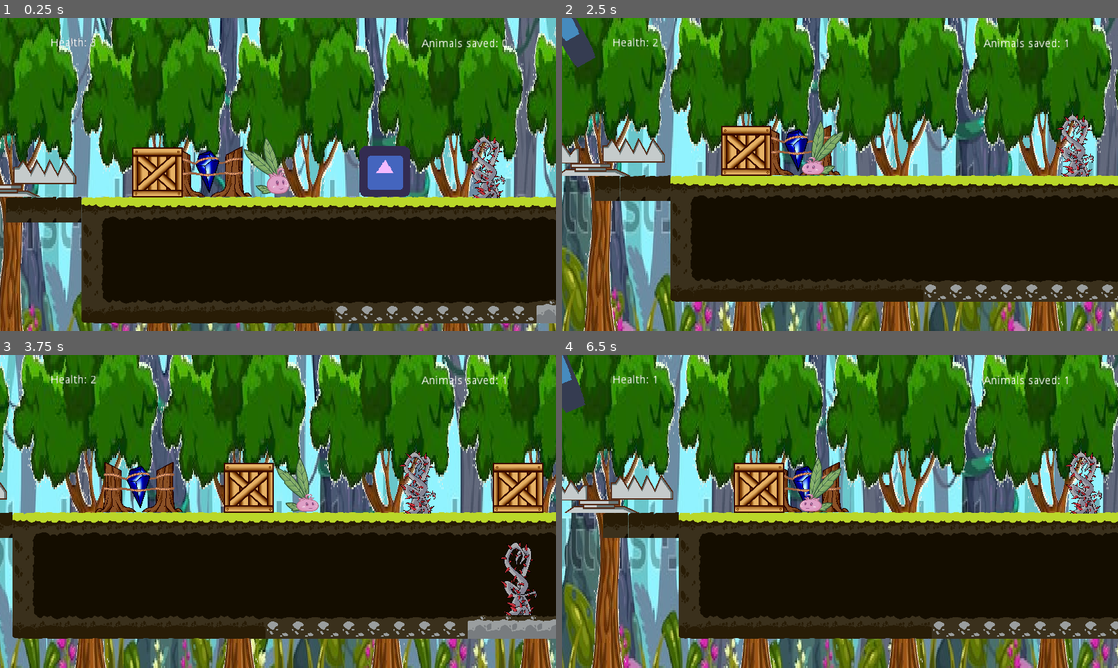
Above: before the commit, frames 1-4 (two rows, left to right).
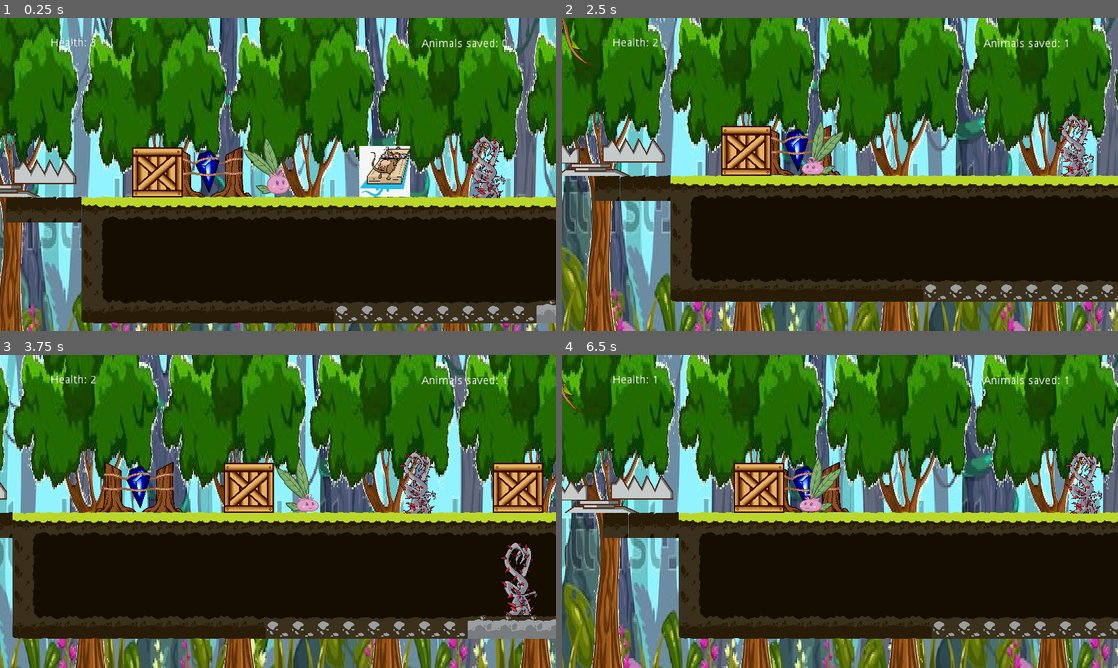
Above: after the commit, the same moments.

Repository: DamianKoch1/OnionsAdventure
Game: Godot game, scene res://Levels/Prototype 0.tscn
Two runs of this game, one before a commit and one after it. Both use one fixed random seed, a clock stepped at 60 frames per second and the inputs below. The engine's default icon, where the game draws it, is replaced by a stand-in: a white triangle on a blue panel in a dark square.
Inputs:
- Up to frame 1 (0.25 s): no input
- Up to frame 2 (2.5 s): hold Right (ui_right) 0.53-2.03 s; tap E (push) at 0.6, 1.35, 2.1 s; tap Space (jump) at 0.77, 1.52 s; hold Left (ui_left) from 2.03 s (still down)
- Up to frame 3 (3.75 s): release Left (ui_left) at 2.78 s; hold Right (ui_right) from 2.78 s (still down); tap E (push) at 2.85, 3.6 s; tap Space (jump) at 3.02 s
- Up to frame 4 (6.5 s): tap Space (jump) at 3.77, 4.52, 6.02 s; release Right (ui_right) at 4.28 s; hold Left (ui_left) 4.28-5.03 s; tap E (push) at 4.35, 5.1, 5.85 s; hold Right (ui_right) 5.03-5.78 s; hold Left (ui_left) from 5.78 s (still down)

The runs differ from the first frame. In frame 1, 1.5% of the frame differs, in the area x 64-74%, y 40-58%; in frame 2, 0.6%; in frame 3, 1.0%; in frame 4, 0.6%.

Commit message:
added some placeholders for better visibility

Diff:
--- a/Enemies/Enemy.tscn
+++ b/Enemies/Enemy.tscn
@@ -1,7 +1,7 @@
 [gd_scene load_steps=6 format=2]
 
 [ext_resource path="res://Enemies/Enemy.gd" type="Script" id=1]
-[ext_resource path="res://icon.png" type="Texture" id=2]
+[ext_resource path="res://Enemies/enemy placeholder 1.png" type="Texture" id=2]
 
 [sub_resource type="Curve2D" id=1]
 
@@ -20,7 +20,7 @@
 custom_solver_bias = 0.0
 extents = Vector2( 15.8134, 16.2055 )
 
-[node name="Enemy" type="Node2D" groups=[
+[node name="Enemy" type="Node2D" index="0" groups=[
 "Enemies",
 ]]
 
@@ -42,15 +42,14 @@
 
 [node name="Sprites" type="Node2D" parent="EnemyPath/Enemy" index="0"]
 
-editor/display_folded = true
 position = Vector2( 0.00422668, 0.00424194 )
 rotation = -0.000132151
 
 [node name="Sprite" type="Sprite" parent="EnemyPath/Enemy/Sprites" index="0"]
 
 modulate = Color( 1, 0, 0, 1 )
-position = Vector2( -0.156357, -0.0539894 )
-scale = Vector2( 0.500416, 0.500855 )
+position = Vector2( -1.91231, -9.29032 )
+scale = Vector2( 0.0624163, 0.0870892 )
 texture = ExtResource( 2 )
 _sections_unfolded = [ "Transform", "Visibility" ]
 
@@ -69,6 +68,7 @@
 
 [node name="CollisionShape2D" type="CollisionShape2D" parent="EnemyPath/Enemy/Area2D" index="0"]
 
+visible = false
 position = Vector2( 161.009, -339.783 )
 scale = Vector2( 1.00098, 1 )
 shape = SubResource( 2 )
@@ -86,6 +86,7 @@
 
 [node name="CollisionShape2D" type="CollisionShape2D" parent="EnemyPath/Enemy/StaticBody2D" index="0"]
 
+visible = false
 position = Vector2( -0.219439, -0.0857986 )
 scale = Vector2( 1.01166, 0.991932 )
 shape = SubResource( 3 )
--- a/Enemies/FollowingEnemy.tscn
+++ b/Enemies/FollowingEnemy.tscn
@@ -1,7 +1,7 @@
 [gd_scene load_steps=6 format=2]
 
 [ext_resource path="res://Enemies/FollowingEnemy.gd" type="Script" id=1]
-[ext_resource path="res://icon.png" type="Texture" id=2]
+[ext_resource path="res://Enemies/enemy placeholder 2.png" type="Texture" id=2]
 
 [sub_resource type="RectangleShape2D" id=1]
 
@@ -18,7 +18,7 @@
 custom_solver_bias = 0.0
 extents = Vector2( 605.487, 163 )
 
-[node name="FollowingEnemy" type="Node2D" groups=[
+[node name="FollowingEnemy" type="Node2D" index="0" groups=[
 "Enemies",
 ]]
 
@@ -42,12 +42,12 @@
 
 [node name="Sprites" type="Node2D" parent="Enemy" index="1"]
 
-editor/display_folded = true
-
 [node name="Sprite" type="Sprite" parent="Enemy/Sprites" index="0"]
 
 modulate = Color( 1, 0, 0, 1 )
 self_modulate = Color( 1, 0, 0, 1 )
+position = Vector2( 1.44668, -1.22334 )
+scale = Vector2( 0.163713, 0.192684 )
 texture = ExtResource( 2 )
 _sections_unfolded = [ "Visibility" ]
 
--- a/Levels/Level 1.tscn
+++ b/Levels/Level 1.tscn
@@ -9,7 +9,7 @@
 [ext_resource path="res://Assets/Trees/asset_tree_stump_medium_1.png" type="Texture" id=7]
 [ext_resource path="res://Assets/Trees/asset_twig_left_1.png" type="Texture" id=8]
 [ext_resource path="res://Objects/Trap/Trap.tscn" type="PackedScene" id=9]
-[ext_resource path="res://Objects/interactable NPCs/FireSalamander.tscn" type="PackedScene" id=10]
+[ext_resource path="res://Objects/interactable NPCs/FireSalamander/FireSalamander.tscn" type="PackedScene" id=10]
 [ext_resource path="res://Objects/Obstacles/DamagingObstacle.tscn" type="PackedScene" id=11]
 [ext_resource path="res://Assets/asset_vine_thorns_1.png" type="Texture" id=12]
 [ext_resource path="res://Objects/Obstacles/Obstacle.tscn" type="PackedScene" id=13]
@@ -18,7 +18,9 @@
 [ext_resource path="res://Objects/Obstacles/Stump S.tscn" type="PackedScene" id=16]
 [ext_resource path="res://Objects/Obstacles/Stump L.tscn" type="PackedScene" id=17]
 [ext_resource path="res://Assets/Trees/asset_tree_stump_large_1.png" type="Texture" id=18]
-[ext_resource path="res://Objects/interactable NPCs/TrappedNPC.tscn" type="PackedScene" id=19]
+[ext_resource path="res://Objects/interactable NPCs/TrappedNPC/TrappedNPC.tscn" type="PackedScene" id=19]
+
+
 
 [sub_resource type="RectangleShape2D" id=1]
 
--- a/Levels/Level 2.tscn
+++ b/Levels/Level 2.tscn
@@ -1,7 +1,7 @@
 [gd_scene load_steps=26 format=2]
 
 [ext_resource path="res://Levels/LevelTemplate.tscn" type="PackedScene" id=1]
-[ext_resource path="res://Objects/interactable NPCs/Movingplatform.tscn" type="PackedScene" id=2]
+[ext_resource path="res://Objects/MovingPlatform/Movingplatform.tscn" type="PackedScene" id=2]
 [ext_resource path="res://Objects/Obstacles/Obstacle.tscn" type="PackedScene" id=3]
 [ext_resource path="res://Assets/Trees/asset_tree_stump_small_1.png" type="Texture" id=4]
 [ext_resource path="res://Assets/Trees/asset_tree_stump_medium_1.png" type="Texture" id=5]
@@ -10,15 +10,18 @@
 [ext_resource path="res://Objects/Obstacles/DamagingObstacle.tscn" type="PackedScene" id=8]
 [ext_resource path="res://Assets/asset_vine_thorns_1.png" type="Texture" id=9]
 [ext_resource path="res://Objects/Box/Box.tscn" type="PackedScene" id=10]
-[ext_resource path="res://Objects/interactable NPCs/FireSalamander.tscn" type="PackedScene" id=11]
+[ext_resource path="res://Objects/interactable NPCs/FireSalamander/FireSalamander.tscn" type="PackedScene" id=11]
 [ext_resource path="res://Objects/Ladder/Ladder.tscn" type="PackedScene" id=12]
 [ext_resource path="res://Objects/Ladder/asset_vine_1.png" type="Texture" id=13]
 [ext_resource path="res://Objects/Checkpoint/Checkpoint.tscn" type="PackedScene" id=14]
 [ext_resource path="res://Assets/Trees/asset_tree_stump_large_1.png" type="Texture" id=15]
 [ext_resource path="res://Assets/Trees/asset_twig_left_1.png" type="Texture" id=16]
 [ext_resource path="res://Objects/Obstacles/Stump M.tscn" type="PackedScene" id=17]
-[ext_resource path="res://Objects/interactable NPCs/TrappedNPC.tscn" type="PackedScene" id=18]
+[ext_resource path="res://Objects/interactable NPCs/TrappedNPC/TrappedNPC.tscn" type="PackedScene" id=18]
 [ext_resource path="res://Objects/Bouncer/Bouncer.tscn" type="PackedScene" id=19]
+
+
+
 
 [sub_resource type="RectangleShape2D" id=1]
 
--- a/Levels/Prototype 0.tscn
+++ b/Levels/Prototype 0.tscn
@@ -4,9 +4,9 @@
 [ext_resource path="res://Objects/Bouncer/Bouncer.tscn" type="PackedScene" id=2]
 [ext_resource path="res://Objects/Ladder/Ladder.tscn" type="PackedScene" id=3]
 [ext_resource path="res://Player/Onion.tscn" type="PackedScene" id=4]
-[ext_resource path="res://Objects/interactable NPCs/Movingplatform.tscn" type="PackedScene" id=5]
-[ext_resource path="res://Objects/interactable NPCs/FireSalamander.tscn" type="PackedScene" id=6]
-[ext_resource path="res://Objects/interactable NPCs/Movingplatform.gd" type="Script" id=7]
+[ext_resource path="res://Objects/MovingPlatform/Movingplatform.tscn" type="PackedScene" id=5]
+[ext_resource path="res://Objects/interactable NPCs/FireSalamander/FireSalamander.tscn" type="PackedScene" id=6]
+[ext_resource path="res://Objects/MovingPlatform/Movingplatform.gd" type="Script" id=7]
 [ext_resource path="res://Assets/FinishedTileSet.tscn" type="PackedScene" id=8]
 [ext_resource path="res://Objects/Spawnpoint/Spawnpoint.tscn" type="PackedScene" id=9]
 [ext_resource path="res://Objects/Rope/Rope.tscn" type="PackedScene" id=10]
@@ -17,11 +17,11 @@
 [ext_resource path="res://Assets/asset_vine_thorns_1.png" type="Texture" id=15]
 [ext_resource path="res://Enemies/Enemy.tscn" type="PackedScene" id=16]
 [ext_resource path="res://Enemies/FollowingEnemy.tscn" type="PackedScene" id=17]
-[ext_resource path="res://Objects/interactable NPCs/TrappedNPC.tscn" type="PackedScene" id=18]
+[ext_resource path="res://Objects/interactable NPCs/TrappedNPC/TrappedNPC.tscn" type="PackedScene" id=18]
 [ext_resource path="res://Assets/Background/bg placeholder1.png" type="Texture" id=19]
 [ext_resource path="res://Assets/Background/bg placeholder2.png" type="Texture" id=20]
 [ext_resource path="res://Player/Camera.tscn" type="PackedScene" id=21]
-[ext_resource path="res://Objects/interactable NPCs/Biewe.tscn" type="PackedScene" id=22]
+[ext_resource path="res://Objects/interactable NPCs/Biewe/Biewe.tscn" type="PackedScene" id=22]
 
 [sub_resource type="Curve2D" id=1]
 
@@ -183,7 +183,7 @@
 
 z_index = -3
 z_as_relative = false
-tile_data = PoolIntArray( 24, 12, 0, 25, 13, 0, 26, 13, 0, 27, 13, …(13156 unchanged characters)…
+tile_data = PoolIntArray( -720832, 0, 0, -720831, 0, 0, -655296, 0, 0, -655295, 0, 0, -196617, 0, 0, -196616, 0, 0, -196615, 0, 0, -196614, 0, 0, 24, 12, 0, 25, 13, 0, 26, 13, 0, 27, 13, …(13156 unchanged characters)…
 _sections_unfolded = [ "Cell", "Transform", "Z Index" ]
 
 [node name="Spawnpoint" parent="." index="10" instance=ExtResource( 9 )]
@@ -193,11 +193,11 @@
 
 [node name="Rope" parent="." index="11" instance=ExtResource( 10 )]
 
-position = Vector2( -224, -96 )
+position = Vector2( -224, -85.5028 )
 
 [node name="Rope2" parent="." index="12" instance=ExtResource( 10 )]
 
-position = Vector2( 2076.89, -289.621 )
+position = Vector2( 2079, -280.147 )
 swingDegrees = 50
 swingSpeed = 0.04
 
--- a/Objects/Bouncer/Bouncer.tscn
+++ b/Objects/Bouncer/Bouncer.tscn
@@ -1,14 +1,14 @@
 [gd_scene load_steps=4 format=2]
 
 [ext_resource path="res://Objects/Bouncer/Bouncer.gd" type="Script" id=1]
-[ext_resource path="res://icon.png" type="Texture" id=2]
+[ext_resource path="res://Objects/Bouncer/bouncer placeholder.png" type="Texture" id=2]
 
 [sub_resource type="RectangleShape2D" id=1]
 
 custom_solver_bias = 0.0
 extents = Vector2( 32, 32 )
 
-[node name="Bouncer" type="Area2D"]
+[node name="Bouncer" type="Area2D" index="0"]
 
 position = Vector2( 32, 32 )
 z_index = -1
@@ -25,11 +25,12 @@
 "_edit_group_": true
 }
 maxBounceStr = 900
-baseBounceStr = 300
 
 [node name="icon" type="Sprite" parent="." index="0"]
 
 modulate = Color( 0.851563, 0, 1, 1 )
+position = Vector2( -1.52588e-005, 7.62939e-006 )
+scale = Vector2( 0.106667, 0.161616 )
 texture = ExtResource( 2 )
 _sections_unfolded = [ "Visibility" ]
 
--- a/Objects/Checkpoint/Checkpoint.tscn
+++ b/Objects/Checkpoint/Checkpoint.tscn
@@ -1,7 +1,7 @@
 [gd_scene load_steps=4 format=2]
 
 [ext_resource path="res://Objects/Checkpoint/Checkpoint.gd" type="Script" id=1]
-[ext_resource path="res://icon.png" type="Texture" id=2]
+[ext_resource path="res://Objects/Checkpoint/checkpoint placeholder.png" type="Texture" id=2]
 
 [sub_resource type="RectangleShape2D" id=1]
 
@@ -31,6 +31,8 @@
 
 [node name="Sprite" type="Sprite" parent="." index="1"]
 
+position = Vector2( -0.112274, -0.106319 )
+scale = Vector2( 0.224561, 0.212625 )
 texture = ExtResource( 2 )
 
 [connection signal="body_entered" from="." to="." method="_on_Checkpoint_body_entered"]
--- a/Objects/Goal/Goal.tscn
+++ b/Objects/Goal/Goal.tscn
@@ -1,8 +1,7 @@
 [gd_scene load_steps=4 format=2]
 
 [ext_resource path="res://Objects/Goal/Goal.gd" type="Script" id=1]
-[ext_resource path="res://icon.png" type="Texture" id=2]
-
+[ext_resource path="res://Objects/Goal/goal placeholder.png" type="Texture" id=2]
 
 [sub_resource type="RectangleShape2D" id=1]
 
@@ -29,6 +28,7 @@
 [node name="icon" type="Sprite" parent="." index="0"]
 
 modulate = Color( 0.0195313, 1, 0.218689, 1 )
+scale = Vector2( 0.125, 0.125 )
 texture = ExtResource( 2 )
 _sections_unfolded = [ "Visibility" ]
 
--- a/Objects/interactable NPCs/Movingplatform.tscn
+++ b/Objects/MovingPlatform/Movingplatform.tscn
@@ -1,7 +1,8 @@
 [gd_scene load_steps=3 format=2]
 
-[ext_resource path="res://Objects/interactable NPCs/Movingplatform.gd" type="Script" id=1]
+[ext_resource path="res://Objects/MovingPlatform/Movingplatform.gd" type="Script" id=1]
 [ext_resource path="res://Assets/FinishedTileSet.tscn" type="PackedScene" id=2]
+
 
 [node name="Movingplatform" type="Node2D" index="0"]
 
--- a/Objects/Rope/Rope.tscn
+++ b/Objects/Rope/Rope.tscn
@@ -1,14 +1,14 @@
 [gd_scene load_steps=4 format=2]
 
 [ext_resource path="res://Objects/Rope/Rope.gd" type="Script" id=1]
-[ext_resource path="res://icon.png" type="Texture" id=2]
+[ext_resource path="res://Objects/Rope/asset_vine_grass_1.png" type="Texture" id=2]
 
 [sub_resource type="RectangleShape2D" id=1]
 
 custom_solver_bias = 0.0
 extents = Vector2( 32, 7.26522 )
 
-[node name="Rope" type="Node2D"]
+[node name="Rope" type="Node2D" index="0"]
 
 position = Vector2( 144, 80 )
 scale = Vector2( 0.5, 7.5 )
@@ -18,8 +18,8 @@
 
 [node name="Sprite" type="Sprite" parent="." index="0"]
 
-position = Vector2( 0, 14.9333 )
-scale = Vector2( 1, 0.533333 )
+position = Vector2( -0.0497894, 14.9333 )
+scale = Vector2( 0.0995334, 0.0140698 )
 texture = ExtResource( 2 )
 _sections_unfolded = [ "Transform" ]
 
--- a/Objects/Trap/Trap.tscn
+++ b/Objects/Trap/Trap.tscn
@@ -42,7 +42,7 @@
 "values": [ 90.0, 0.0 ]
 }
 
-[node name="Trap" type="Area2D"]
+[node name="Trap" type="Area2D" index="0"]
 
 scale = Vector2( 0.407591, 0.407591 )
 input_pickable = true
--- a/Objects/interactable NPCs/Biewe.tscn
+++ b/Objects/interactable NPCs/Biewe/Biewe.tscn
@@ -1,7 +1,7 @@
 [gd_scene load_steps=5 format=2]
 
-[ext_resource path="res://Objects/interactable NPCs/Biewe.gd" type="Script" id=1]
-[ext_resource path="res://icon.png" type="Texture" id=2]
+[ext_resource path="res://Objects/interactable NPCs/Biewe/Biewe.gd" type="Script" id=1]
+[ext_resource path="res://Objects/interactable NPCs/Biewe/biewe placeholder.png" type="Texture" id=2]
 
 [sub_resource type="RectangleShape2D" id=1]
 
@@ -40,7 +40,8 @@
 
 [node name="Sprite" type="Sprite" parent="StaticBody2D/Sprite" index="0"]
 
-modulate = Color( 1, 0.9375, 0, 1 )
+position = Vector2( -2.05138, -11.3313 )
+scale = Vector2( 0.287087, 0.252728 )
 texture = ExtResource( 2 )
 _sections_unfolded = [ "Transform", "Visibility" ]
 
--- a/Objects/interactable NPCs/FireSalamander.tscn
+++ b/Objects/interactable NPCs/FireSalamander/FireSalamander.tscn
@@ -1,7 +1,7 @@
 [gd_scene load_steps=5 format=2]
 
-[ext_resource path="res://Objects/interactable NPCs/FireSalamander.gd" type="Script" id=1]
-[ext_resource path="res://icon.png" type="Texture" id=2]
+[ext_resource path="res://Objects/interactable NPCs/FireSalamander/FireSalamander.gd" type="Script" id=1]
+[ext_resource path="res://Objects/interactable NPCs/FireSalamander/fire salamander placeholder.jpg" type="Texture" id=2]
 
 [sub_resource type="RectangleShape2D" id=1]
 
@@ -13,7 +13,7 @@
 custom_solver_bias = 0.0
 extents = Vector2( 11.8311, 11.5305 )
 
-[node name="FireSalamander" type="Node2D"]
+[node name="FireSalamander" type="Node2D" index="0"]
 
 script = ExtResource( 1 )
 objToDestroyPath = null
@@ -35,11 +35,12 @@
 scale = Vector2( 1.23077, 1.23077 )
 shape = SubResource( 1 )
 
-[node name="icon" type="Sprite" parent="FireSalamander" index="1"]
+[node name="Sprite" type="Node2D" parent="FireSalamander" index="1"]
 
-modulate = Color( 0.894531, 0.519253, 0.080368, 1 )
-position = Vector2( 16, 16 )
-scale = Vector2( 0.5, 0.5 )
+[node name="icon" type="Sprite" parent="FireSalamander/Sprite" index="0"]
+
+position = Vector2( 21.2832, 14.3249 )
+scale = Vector2( 0.112663, 0.0768505 )
 texture = ExtResource( 2 )
 _sections_unfolded = [ "Visibility" ]
 
--- a/Objects/interactable NPCs/TrappedNPC.tscn
+++ b/Objects/interactable NPCs/TrappedNPC/TrappedNPC.tscn
@@ -1,10 +1,7 @@
 [gd_scene load_steps=4 format=2]
 
-[ext_resource path="res://Objects/interactable NPCs/TrappedNPC.gd" type="Script" id=1]
-[ext_resource path="res://icon.png" type="Texture" id=2]
-
-
-
+[ext_resource path="res://Objects/interactable NPCs/TrappedNPC/TrappedNPC.gd" type="Script" id=1]
+[ext_resource path="res://Objects/interactable NPCs/TrappedNPC/trapped NPC placeholder.jpg" type="Texture" id=2]
 
 [sub_resource type="RectangleShape2D" id=1]
 
@@ -29,9 +26,12 @@
 
 shape = SubResource( 1 )
 
-[node name="Sprite" type="Sprite" parent="." index="1"]
+[node name="Sprite" type="Node2D" parent="." index="1"]
 
-modulate = Color( 0.959412, 0.726563, 1, 1 )
+[node name="Sprite" type="Sprite" parent="Sprite" index="0"]
+
+position = Vector2( -1.90735e-006, -5.72205e-006 )
+scale = Vector2( 0.0711111, 0.0969697 )
 texture = ExtResource( 2 )
 _sections_unfolded = [ "Visibility" ]
 
Binary file added: Enemies/enemy placeholder 1.png
Not shown, added: Enemies/enemy placeholder 1.png.import
Binary file added: Enemies/enemy placeholder 2.png
Not shown, added: Enemies/enemy placeholder 2.png.import
Binary file added: Objects/Bouncer/bouncer placeholder.png
Not shown, added: Objects/Bouncer/bouncer placeholder.png.import
Binary file added: Objects/Checkpoint/checkpoint placeholder.png
Not shown, added: Objects/Checkpoint/checkpoint placeholder.png.import
Binary file added: Objects/Goal/goal placeholder.png
Not shown, added: Objects/Goal/goal placeholder.png.import
Renamed: Objects/interactable NPCs/Movingplatform.gd -> Objects/MovingPlatform/Movingplatform.gd
Renamed: Objects/interactable NPCs/Biewe.gd -> Objects/interactable NPCs/Biewe/Biewe.gd
(and 8 more such lines)
